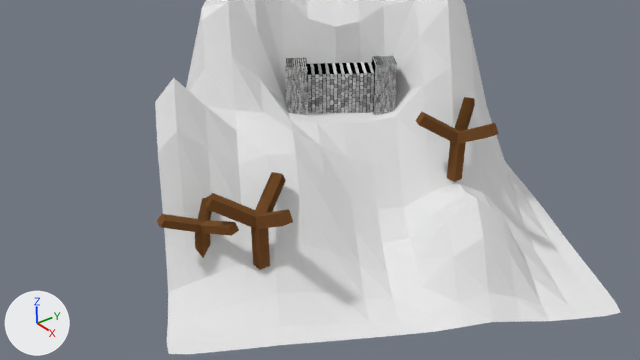
What one commit did to the Blender file 00-filestructure/03-Scenes/vorSchloss.blend.
One viewpoint serves both versions: the file's camera 'Camera'. The axes (+X, +Y, +Z) are drawn at lower left. The lights are the same throughout.

The first picture shows 'Baum', 'Baum.001', 'Baum.002', 'Berg', 'Schloss'.
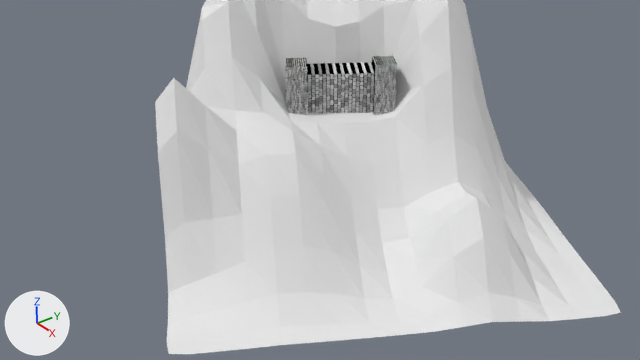
The change, as a diff of the scene's bpy script:
```diff
--- a/00-filestructure/03-Scenes/vorSchloss.blend.py
+++ b/00-filestructure/03-Scenes/vorSchloss.blend.py
@@ ob_baum_002 @@
-ob_baum_002 = bpy.data.objects.new('Baum.002', None)
-ob_baum_002.location = (-3.41, 1.34, 0.3)
-ob_baum_002.scale = (0.262, 0.262, 0.262)
-ob_baum_002.show_instancer_for_render = False
-ob_baum_002.instance_type = 'COLLECTION'
-ob_baum_002.instance_collection = col_baum
@@ ob_baum_001 @@
-ob_baum_001 = bpy.data.objects.new('Baum.001', None)
-ob_baum_001.location = (-2.59, 5.12, 1.08)
-ob_baum_001.scale = (0.248, 0.248, 0.248)
-ob_baum_001.show_instancer_for_render = False
-ob_baum_001.instance_type = 'COLLECTION'
-ob_baum_001.instance_collection = col_baum
@@ ob_baum @@
-ob_baum = bpy.data.objects.new('Baum', None)
-ob_baum.location = (-4.27, 0.69, 0.35)
-ob_baum.rotation_euler = (0.0378, 0.119, 0.309)  # degrees (2.2, 6.8, 18)
-ob_baum.scale = (0.232, 0.232, 0.179)
-ob_baum.show_instancer_for_render = False
-ob_baum.instance_type = 'COLLECTION'
-ob_baum.instance_collection = col_baum
@@ ob_cube_004 @@
-ob_cube_004 = bpy.data.objects.new('Cube.004', me_cube_004)
-ob_cube_004.location = (0.0, 0.0, 3.46)
-ob_cube_004.rotation_euler = (0.0, 1.047, 4.189)  # degrees (0, 60, 240)
-ob_cube_004.scale = (0.395, 0.395, -1.73)
@@ ob_cube_003 @@
-ob_cube_003 = bpy.data.objects.new('Cube.003', me_cube_003)
-ob_cube_003.location = (0.0, 0.0, 3.46)
-ob_cube_003.rotation_euler = (0.0, 1.047, 2.094)  # degrees (0, 60, 120)
-ob_cube_003.scale = (0.395, 0.395, -1.73)
@@ ob_cube_002 @@
-ob_cube_002 = bpy.data.objects.new('Cube.002', me_cube_002)
-ob_cube_002.location = (0.0, 0.0, 3.46)
-ob_cube_002.rotation_euler = (0.0, 1.047, 2.094)  # degrees (0, 60, 120)
-ob_cube_002.scale = (0.395, 0.395, -1.73)
@@ ob_cube_001 @@
-ob_cube_001 = bpy.data.objects.new('Cube.001', me_cube_001)
-ob_cube_001.location = (0.0, 0.0, 3.46)
-ob_cube_001.rotation_euler = (0.0, 1.047, 0.0)  # degrees (0, 60, 0)
-ob_cube_001.scale = (0.395, 0.395, -1.73)
@@ ob_cube @@
-ob_cube = bpy.data.objects.new('Cube', me_cube)
-ob_cube.location = (0.0, 0.0, 0.0916)
-ob_cube.scale = (0.395, 0.395, -1.73)
```

Pixel boxes (x1, y1, x2, y2) of what changed, in the pictures (640 x 360 px):
'Baum.002', deleted
    before: (207, 172, 293, 270)
'Baum.001', deleted
    before: (416, 97, 499, 182)
'Baum', deleted
    before: (157, 195, 239, 258)
